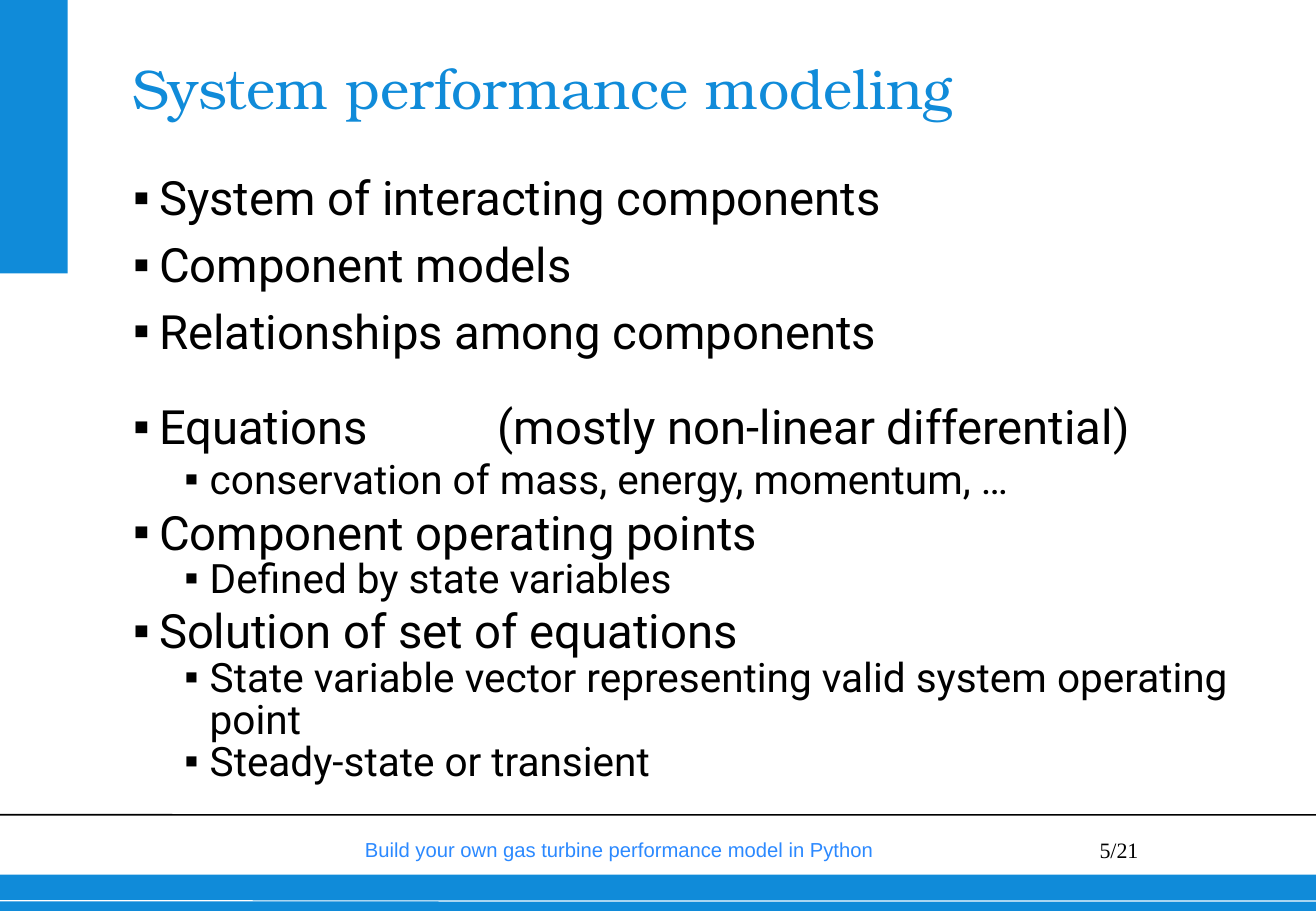
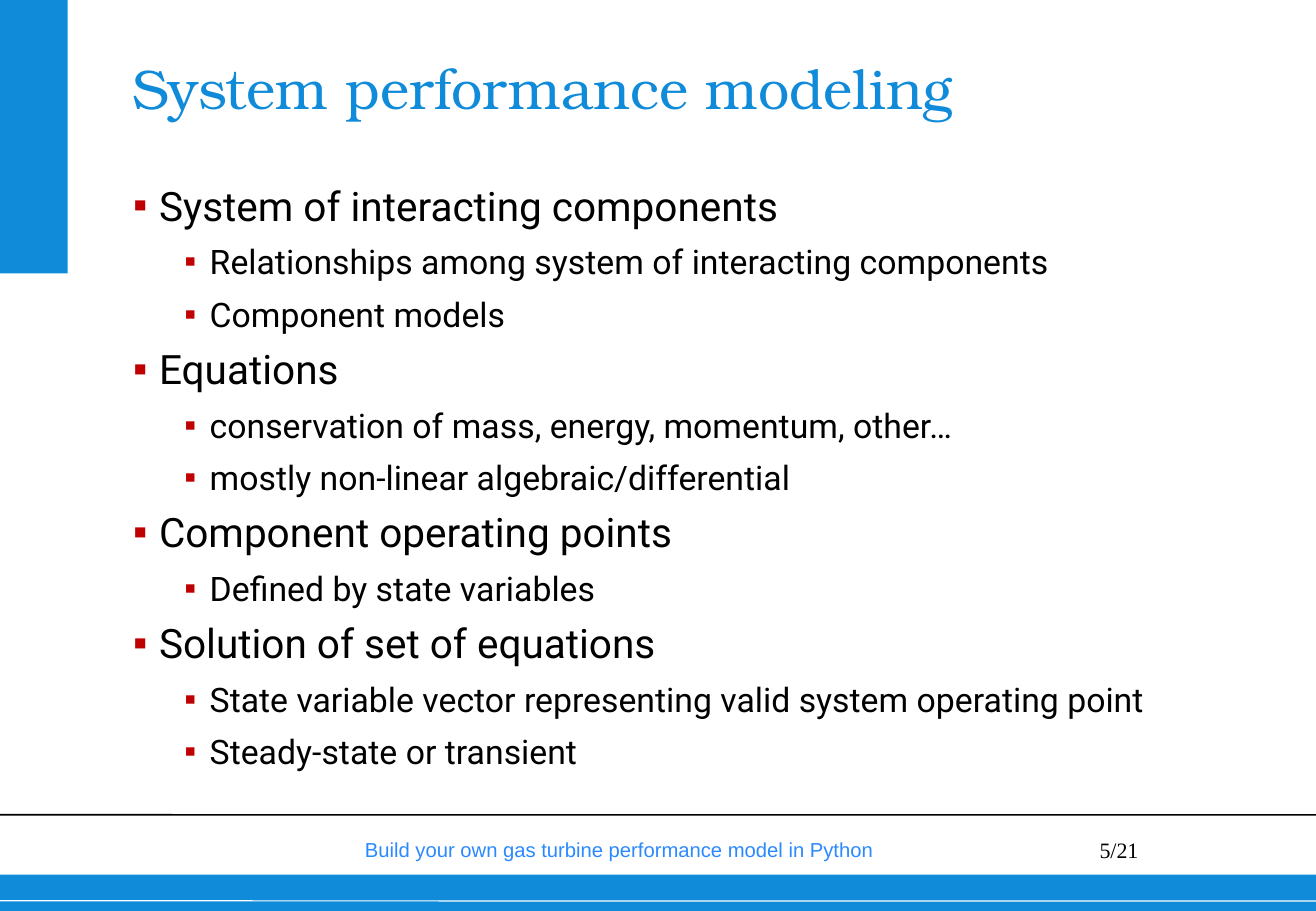
Before and after one commit to wvisser1958/GSPy, a slide deck: slide 5 of doc/Build your own gas turbine performance model from scratch.pptx. Drawn at 1316x911 pixels with LibreOffice and Linux fonts; fonts in the diff are those of the drawing; background and template pictures are left out. Boxes give left, top, right and bottom in pixels: in the first picture for what was removed or moved away, otherwise in the second. Text is boxed around its words. In the diff, an @@ line names an element or a change of style, - is before the commit and + after.

```diff
--- a/doc/Build your own gas turbine performance model from scratch.pptx
+++ b/doc/Build your own gas turbine performance model from scratch.pptx
@@ text "System of interacting components": place and size @@
-text "System of interacting components" at (159,179,1227,785)
+text "System of interacting components" at (159,190,1143,720)
@@ text at (159,190,1143,720): size 28 to 24 pt in "System of interacting components", "Component operating points", "Solution of set of equations"; size 28 to 20 pt in "Component models"; size 24 to 20 pt in "Defined by state variables", "State variable vector representing valid system operating ...", "Steady-state or transient"; list level 1 to 2 in "Component models"; line spacing 1 to 25pt; more space between paragraphs @@
@@ text at (210,248,1049,282): paragraph added @@
+  ▪ Relationships among system of interacting components
@@ text at (159,355,952,498): text changed; size 28 to 20 pt @@
-▪ Relationships among components
-▪ Equations (mostly non-linear differential)
-  ▪ conservation of mass, energy, momentum, …
+▪ Equations
+  ▪ conservation of mass, energy, momentum, other…
+  ▪ mostly non-linear algebraic/differential
```
Also in this commit, not shown: 5 other slides changed, 4 slides added.
